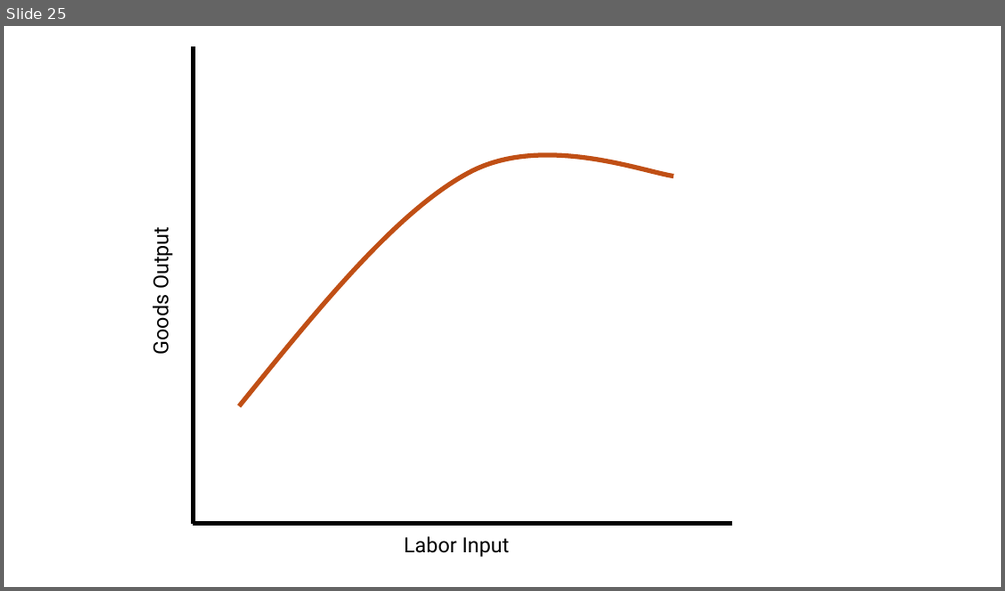
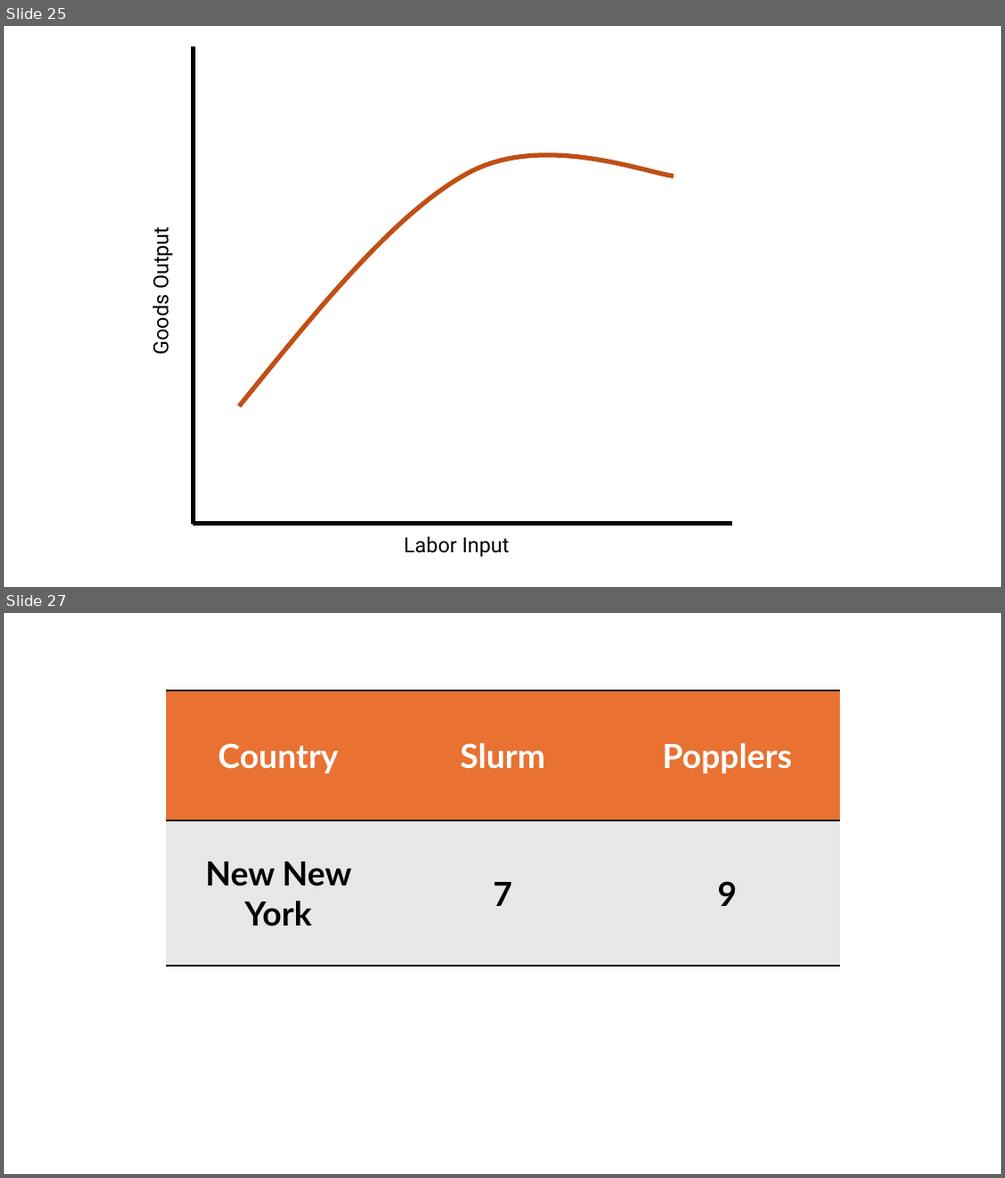
Before and after one commit to jrojas1003/EC-380-Intl-Econ-Issues, a slide deck: Slides/graph-creator.pptx. Shown one above the other, each under a label of ours: slide 25 before the commit, slides 25 and 27 after it; the slides between them are not shown. The pictures are 1005x591 and 1005x1178 pixels, drawn with LibreOffice and Linux fonts; fonts in the diff are those of the drawing. Boxes give left, top, right and bottom in pixels: in the first picture for what was removed or moved away, otherwise in the second. Text is boxed around its words. In the diff, an @@ line names an element or a change of style, - is before the commit and + after.

```diff
--- a/Slides/graph-creator.pptx
+++ b/Slides/graph-creator.pptx
@@ slide 27 added at (4,613,1001,1174), background #FFFFFF @@
@@ table added at (166,690,840,966), 2 rows, 3 columns @@
+Country | Slurm | Popplers
+New New York | 7 | 9
```
Also in this commit, not shown: 2 other slides added.
